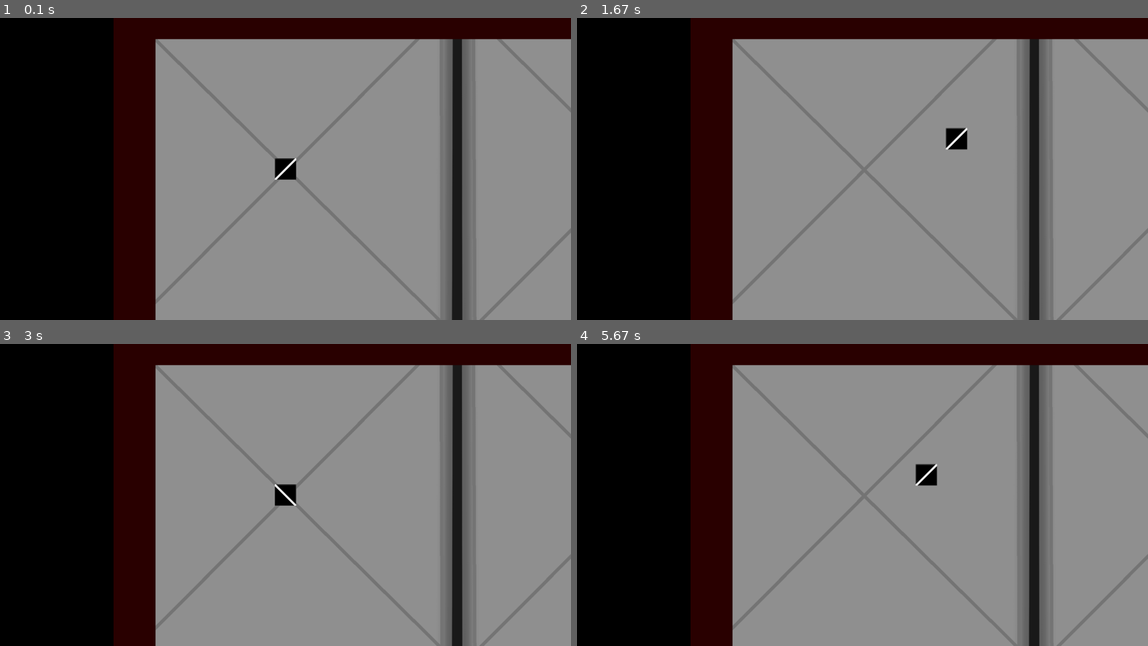
Above: before the commit, frames 1-4 (two rows, left to right).
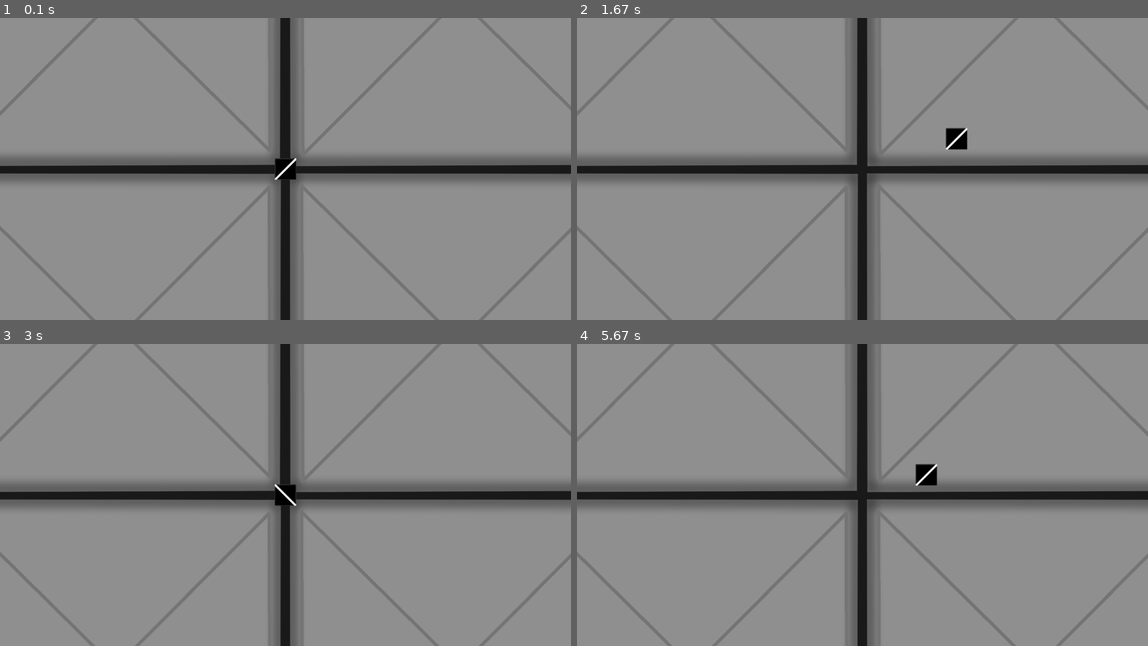
Above: after the commit, the same moments.

Repository: Brain4ess/VampyGame
Game: pygame game, started from main.py
Same seed, same stepped clock (60 frames per second), same inputs: the game is played once before the commit and once after it.
Inputs:
- Up to frame 1 (0.1 s): no input
- Up to frame 2 (1.67 s): hold D 0.33-0.8 s; hold W 0.83-1.13 s; hold D 1.17-1.63 s
- Up to frame 3 (3 s): hold A 1.67-2.2 s; hold S 2.23-2.53 s; hold A 2.57-2.97 s
- Up to frame 4 (5.67 s): hold W 3-3.37 s; hold D 3.4-4.03 s; hold S 4.07-4.43 s; hold A 4.47-4.93 s; hold D 4.97-5.43 s; hold W from 5.47 s (still down)

The runs differ from the first frame. In frame 1, 48% of the frame differs, in the area x 0-100%, y 0-100%; in frame 2, 48%; in frame 3, 48%; in frame 4, 48%.

Commit message:
Changed map, fixed map draw

Diff:
--- a/classes/classGame.py
+++ b/classes/classGame.py
@@ -22,7 +22,6 @@
             self.screen = pg.display.set_mode(GameScreen.size)
 
         self.bg = load(self.imageBG).convert()
-        self.screen.blit(self.bg, (self.screen.get_width() // 2 - 512, self.screen.get_height() // 2 - 512))
         self.run = True
         self.clock = pg.time.Clock()
         self.player = Character(self.screen, 5)
@@ -37,7 +36,7 @@
         while self.run:
 
             self.eventGame()
-            self.screen.blit(self.bg, (self.screen.get_width() // 2 - 512, self.screen.get_height() // 2 - 512))
+            self.screen.blit(self.bg, ((self.screen.get_width() // 2) - (self.bg.get_width() // 2), (self.screen.get_height() // 2) - (self.bg.get_height() // 2)))
             self.player.update()
             pg.display.update()
             self.clock.tick(self.fps)
